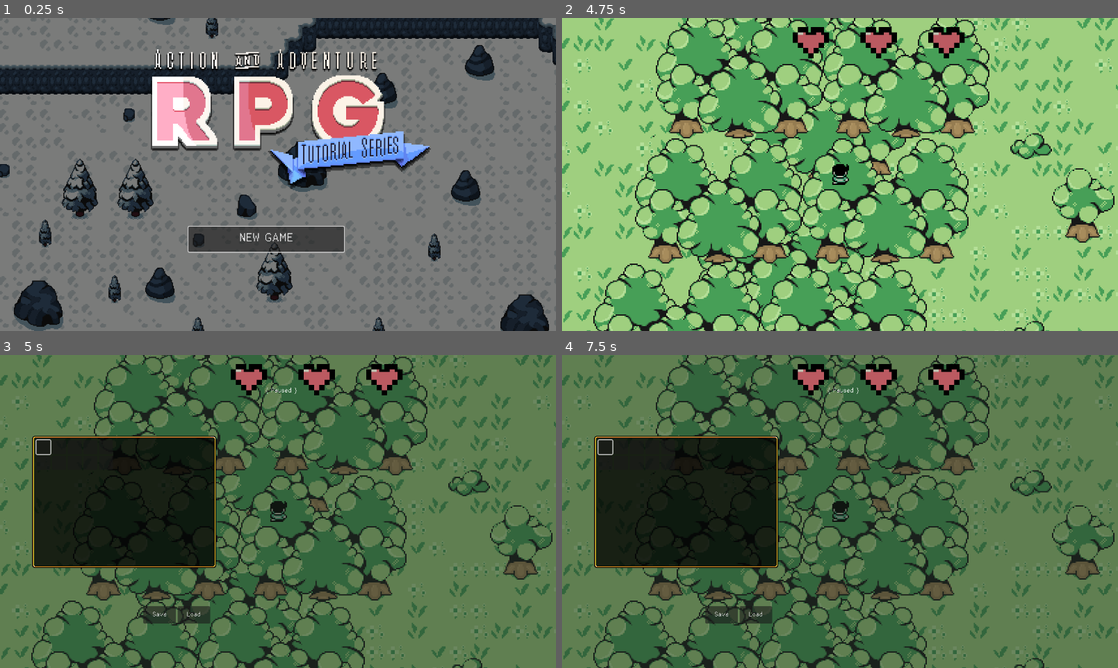
Above: before the commit, frames 1-4 (two rows, left to right).
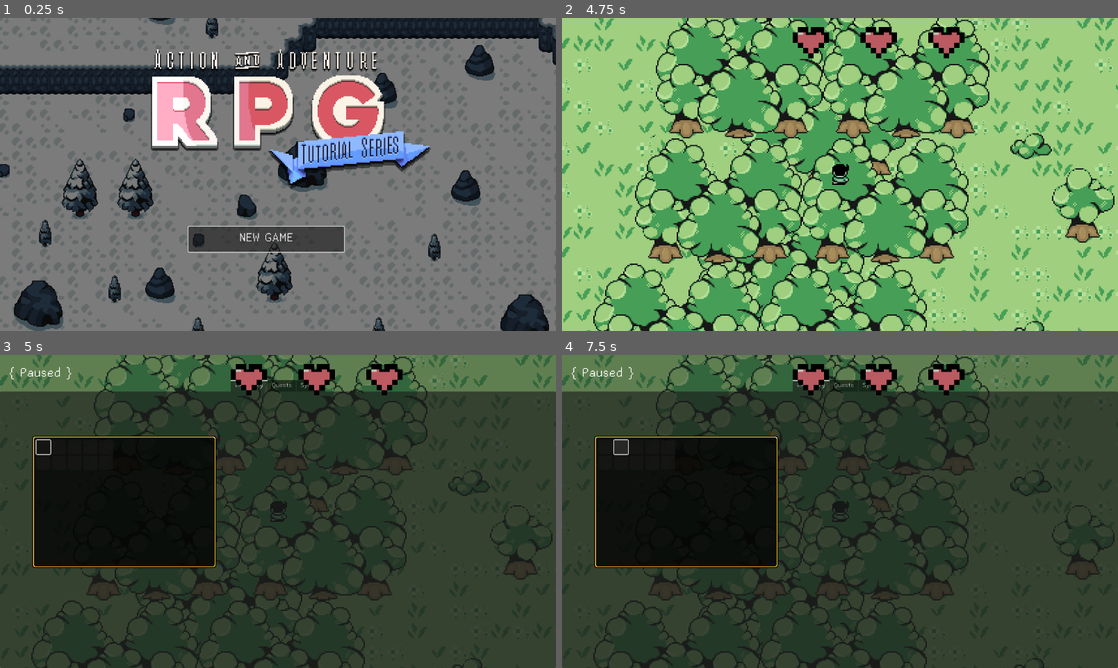
Above: after the commit, the same moments.

Repository: wilsonfish125/16bitroguelike
Game: Godot game, scene res://Levels/Menu Levels/TitleScreen.tscn
The game is run twice, just before and just after one commit, with the same random seed, the same clock (stepped at 60 frames per second) and the same inputs. Sound files missing from this copy of the repository are replaced by a short silence.
Inputs (mouse positions are in pixels of both pictures, inside the frame that each line leads up to):
- Up to frame 1 (0.25 s): no input
- Up to frame 2 (4.75 s): click "NEW GAME" at 0.5 s; tap Enter (ui_accept) at 1.25, 1.52, 2, 2.27, 3.77, 4.52 s; hold Q (right_bumper, bound only after the commit) 1.28-2.03 s; hold P (test) 1.28-2.03 s; hold Down (ui_down) 2.03-2.78 s; tap C (ability) at 2.1 s; tap P (test) at 2.3, 3.05, 3.8 s; hold Q (right_bumper, bound only after the commit) 2.78-3.53 s; hold Space (attack) 2.78-3.53 s; hold Up (ui_up) 3.53-4.28 s; tap Z (interact) at 3.6 s; hold E (left_bumper, bound only after the commit) from 4.28 s (still down); hold P (test) from 4.28 s (still down)
- Up to frame 3 (5 s): keep holding E (left_bumper, bound only after the commit); keep holding P (test); tap Escape (pause) at 4.9 s
- Up to frame 4 (7.5 s): release E (left_bumper, bound only after the commit) at 5 s; release P (test) at 5 s; click (723, 614) at 5 s, where only the run before the commit has a clickable "Save"; click (606, 445) at 5.75 s; click (756, 614) at 6.5 s, where only the run before the commit has a clickable "Load"; click (623, 445) at 7.27 s

Frames 1-2 are identical in both runs. In frame 3, 68% of the frame differs, in the area x 0-100%, y 3-100%; in frame 4, 69%.

Commit message:
Quest UI created, bugfixing needed
Text is buggy, issues with instantiating a nil quest

Diff:
--- /dev/null
+++ b/GUI/PauseMenu/Quests/questItem.gd
@@ -0,0 +1,20 @@
+class_name QuestItem extends Button
+
+var quest : Quest # Corresponding Quest resource, we dont have to find it later on
+
+@onready var title_label: Label = $TitleLabel
+@onready var step_label: Label = $StepLabel
+
+
+func initalize( qData : Quest, qState ) -> void:
+	quest = qData
+	title_label.text = qData.title
+
+	if qState.isComplete:
+		step_label.text = "Completed"
+		step_label.modulate = Color.LIGHT_GREEN
+	else: # Calculate how many steps are completed, and what they are
+		var stepCount : int = qData.steps.size()
+		var completedCount : int = qState.completedSteps.size()
+		step_label.text = "Quest Step: " + str( completedCount ) + "/" + str( stepCount )
+	pass
--- /dev/null
+++ b/GUI/PauseMenu/Quests/questItem.tscn
@@ -0,0 +1,32 @@
+[gd_scene load_steps=4 format=3 uid="uid://fwtvi1l8wu1n"]
+
+[ext_resource type="FontFile" uid="uid://8c0v8ui2crtu" path="res://GUI/Fonts/Abaddon Bold.ttf" id="1_ed2r8"]
+[ext_resource type="Script" path="res://GUI/PauseMenu/Quests/questItem.gd" id="1_wu1il"]
+[ext_resource type="FontFile" uid="uid://boutykjiyabgq" path="res://GUI/Fonts/Abaddon Light.ttf" id="2_va85e"]
+
+[node name="QuestItem" type="Button"]
+custom_minimum_size = Vector2(200, 45)
+script = ExtResource("1_wu1il")
+
+[node name="TitleLabel" type="Label" parent="."]
+layout_mode = 0
+offset_left = 4.0
+offset_top = 3.0
+offset_right = 196.0
+offset_bottom = 21.0
+theme_override_fonts/font = ExtResource("1_ed2r8")
+text = "Quest Title "
+clip_text = true
+text_overrun_behavior = 3
+
+[node name="StepLabel" type="Label" parent="."]
+modulate = Color(0.64, 0.64, 0.64, 1)
+layout_mode = 0
+offset_left = 4.33333
+offset_top = 21.6667
+offset_right = 196.333
+offset_bottom = 39.6667
+theme_override_fonts/font = ExtResource("2_va85e")
+text = "quest step 1/5"
+clip_text = true
+text_overrun_behavior = 3
--- /dev/null
+++ b/GUI/PauseMenu/Quests/questStepItem.gd
@@ -0,0 +1,14 @@
+class_name QuestStepItem extends Control
+
+@onready var label: Label = $Label
+@onready var sprite_2d: Sprite2D = $Sprite2D
+
+
+
+func initialize( step : String, isComplete : bool ) -> void:
+	label.text = step
+	if isComplete == true:
+		sprite_2d.frame = 1
+	else:
+		sprite_2d.frame = 0
+	pass
--- /dev/null
+++ b/GUI/PauseMenu/Quests/questStepItem.tscn
@@ -0,0 +1,24 @@
+[gd_scene load_steps=3 format=3 uid="uid://bn8w2msja1h1h"]
+
+[ext_resource type="Script" path="res://GUI/PauseMenu/Quests/questStepItem.gd" id="1_xypgd"]
+[ext_resource type="Texture2D" uid="uid://gvqn8p5fffrn" path="res://Resources/Michael Games Sprites/quests/checkbox.png" id="2_fpfmx"]
+
+[node name="QuestStepItem" type="Control"]
+texture_filter = 1
+custom_minimum_size = Vector2(200, 22)
+layout_mode = 3
+anchors_preset = 0
+script = ExtResource("1_xypgd")
+
+[node name="Label" type="Label" parent="."]
+modulate = Color(0.607843, 0.678431, 0.717647, 1)
+layout_mode = 0
+offset_left = 24.0
+offset_right = 64.0
+offset_bottom = 18.0
+text = "Step"
+
+[node name="Sprite2D" type="Sprite2D" parent="."]
+position = Vector2(8, 8)
+texture = ExtResource("2_fpfmx")
+hframes = 2
--- /dev/null
+++ b/GUI/PauseMenu/Quests/questsUI.gd
@@ -0,0 +1,64 @@
+class_name QuestsUI extends Control
+# Responsible for populating the quests list, and updating the display
+
+const QUESTITEM : PackedScene = preload( "res://GUI/PauseMenu/Quests/questItem.tscn" )
+const QUESTSTEPITEM : PackedScene = preload( "res://GUI/PauseMenu/Quests/questStepItem.tscn" )
+
+@onready var questItemContainer : VBoxContainer = $ScrollContainer/MarginContainer/VBoxContainer
+@onready var detailsContainer : VBoxContainer = $VBoxContainer
+@onready var title_label: Label = $VBoxContainer/TitleLabel
+@onready var description_label: Label = $VBoxContainer/DescriptionLabel
+
+
+func _ready() -> void:
+	clearQuestDetails()
+	visibility_changed.connect( _onVisibleChanged )
+	pass
+
+func _onVisibleChanged() -> void:
+	 # Clear the list first, since we repopulate every time menu is open
+	for i in questItemContainer.get_children():
+		i.queue_free()
+
+	clearQuestDetails()
+
+	# Update the list when menu is open
+	if visible == true:
+		QuestManager.sortQuests() # Sorts before list is created
+		for q in QuestManager.currentQuests:
+			var questData : Quest = QuestManager.findQuestByTitle( q.title ) # Find associated resource
+			if questData == null:
+				continue # Go onto next item in loop
+			var newQItem : QuestItem = QUESTITEM.instantiate()
+			# Add new item to the container
+			questItemContainer.add_child( newQItem )
+			newQItem.initalize( questData, q ) # Create new questItem with the corresponding resource
+			# Connect to focus buttons
+			newQItem.focus_entered.connect( updateQuestDetails.bind( newQItem.quest ) )
+	pass
+
+func updateQuestDetails( q : Quest ) -> void:
+	# Clear previous quest details
+	clearQuestDetails()
+
+	title_label.text = q.title
+	description_label.text = q.description
+	# Get the steps
+	var questSave = QuestManager.findQuest( q ) # Gives us saved info related to quest
+	for step in q.steps:
+		# Create a new QuestStepItem for display
+		var newStep : QuestStepItem = QUESTSTEPITEM.instantiate()
+		var stepIsComplete : bool = false
+		if questSave.title != "not found":
+			stepIsComplete = questSave.completedSteps.has( step.to_lower() ) # Check steps by string name
+		detailsContainer.add_child( newStep )
+		newStep.initialize( step, stepIsComplete ) # Now iterates over all steps
+
+
+func clearQuestDetails() -> void:
+	# Set the label text to blank string by iterating over details container
+	title_label.text = ""
+	description_label.text = ""
+	for c in detailsContainer.get_children():
+		if c is QuestStepItem:
+			c.queue_free()
--- a/GUI/PauseMenu/pauseMenu.gd
+++ b/GUI/PauseMenu/pauseMenu.gd
@@ -4,10 +4,13 @@
 signal Shown
 signal Hidden
 
+@onready var tab_container: TabContainer = $Control/TabContainer
 
-@onready var button_load: Button = $Control/HBoxContainer/ButtonLoad
-@onready var button_save: Button = $Control/HBoxContainer/ButtonSave
-@onready var item_description: Label = $Control/ItemDescription
+@onready var button_load: Button = $Control/TabContainer/System/VBoxContainer/ButtonLoad
+@onready var button_save: Button = $Control/TabContainer/System/VBoxContainer/ButtonSave
+@onready var button_quit: Button = $Control/TabContainer/System/VBoxContainer/ButtonQuit
+
+@onready var item_description: Label = $Control/TabContainer/Inventory/ItemDescription
 @onready var audio_stream_player: AudioStreamPlayer = $Control/AudioStreamPlayer
 
 
@@ -18,7 +21,7 @@
 	#connecting save and load buttons, connect to signal and pass/call our functions
 	button_save.pressed.connect( _onSavePressed )
 	button_load.pressed.connect( _onLoadPressed )
-	pass # Replace with function body.
+	button_quit.pressed.connect( _onQuitPressed )
 
 func _unhandled_input(event: InputEvent) -> void:
 	#lets decide if we wanna show the puase screen or not
@@ -31,13 +34,20 @@
 			hidePauseMenu()
 		get_viewport().set_input_as_handled() #godot now consideres this input event as handled and any future scripts will not freak out
 
+	if isPaused:
+		if event.is_action_pressed("right_bumper"):
+			# Change the tab on the pause screen
+			changeTab( 1 )
+		elif event.is_action_pressed("left_bumper"):
+			changeTab( -1 )
+
 
 func showPauseMenu() -> void:
 	get_tree().paused = true #gets the root of the whole game and pauses it
 	visible = true
 	isPaused = true
+	tab_container.current_tab = 0 #always sets to inventory upon reopening
 	Shown.emit()
-
 
 func hidePauseMenu() -> void:
 	get_tree().paused = false
@@ -51,7 +61,6 @@
 	#otherwise,
 	SaveManager.saveGame()
 	hidePauseMenu()
-	pass
 
 func _onLoadPressed() -> void:
 	if isPaused == false:
@@ -59,13 +68,21 @@
 	SaveManager.loadGame()
 	await LevelManager.LevelLoadStarted
 	hidePauseMenu()
-	pass
+
+func _onQuitPressed() -> void:
+	get_tree().quit()
 
 func updateItemDescription( newDescription : String ) -> void:
 	item_description.text = newDescription
-	pass
 
 func playAudio( audio : AudioStream ) -> void:
 	audio_stream_player.stream = audio
 	audio_stream_player.play()
-	pass
+
+func changeTab( _i : int = 1 ) -> void:
+	tab_container.current_tab = wrapi(
+			tab_container.current_tab + _i, # Current Value
+			0,                              # Minimum Value
+			tab_container.get_tab_count()   # Maximum Value
+		 )
+	tab_container.get_tab_bar().grab_focus() # Resets focus to tab bar accordingly
--- a/GUI/PauseMenu/pauseMenu.tscn
+++ b/GUI/PauseMenu/pauseMenu.tscn
@@ -1,10 +1,15 @@
-[gd_scene load_steps=8 format=3 uid="uid://cg8lpqwwm553e"]
+[gd_scene load_steps=13 format=3 uid="uid://cg8lpqwwm553e"]
 
 [ext_resource type="Script" path="res://GUI/PauseMenu/pauseMenu.gd" id="1_syltk"]
 [ext_resource type="Texture2D" uid="uid://c8ehgf31m8yp1" path="res://Items/Sprites/items.png" id="2_jvcgh"]
 [ext_resource type="PackedScene" uid="uid://dxihynjgnrp4u" path="res://GUI/Inventory/inventorySlot.tscn" id="3_84ssm"]
 [ext_resource type="Script" path="res://GUI/Inventory/Scripts/inventoryUI.gd" id="3_s01ge"]
 [ext_resource type="Resource" uid="uid://b6d6rc77ngjyi" path="res://GUI/Inventory/playerInventory.tres" id="4_re138"]
+[ext_resource type="FontFile" uid="uid://8c0v8ui2crtu" path="res://GUI/Fonts/Abaddon Bold.ttf" id="6_71wp6"]
+[ext_resource type="PackedScene" uid="uid://fwtvi1l8wu1n" path="res://GUI/PauseMenu/Quests/questItem.tscn" id="6_gt8jj"]
+[ext_resource type="Script" path="res://GUI/PauseMenu/Quests/questsUI.gd" id="6_sgv1h"]
+[ext_resource type="FontFile" uid="uid://boutykjiyabgq" path="res://GUI/Fonts/Abaddon Light.ttf" id="7_17wwq"]
+[ext_resource type="PackedScene" uid="uid://bn8w2msja1h1h" path="res://GUI/PauseMenu/Quests/questStepItem.tscn" id="10_c8p8i"]
 
 [sub_resource type="AtlasTexture" id="AtlasTexture_b1r1p"]
 atlas = ExtResource("2_jvcgh")
@@ -44,78 +49,175 @@
 
 [node name="Label" type="Label" parent="Control"]
 layout_mode = 0
-offset_left = 610.0
-offset_top = 74.0
-offset_right = 687.0
-offset_bottom = 97.0
+offset_left = 18.0
+offset_top = 26.0
+offset_right = 95.0
+offset_bottom = 49.0
+scale = Vector2(2, 2)
 text = "{ Paused }"
 
-[node name="ItemDescription" type="Label" parent="Control"]
+[node name="AudioStreamPlayer" type="AudioStreamPlayer" parent="Control"]
+volume_db = -17.024
+max_polyphony = 4
+
+[node name="TabContainer" type="TabContainer" parent="Control"]
+layout_mode = 1
+anchors_preset = 15
+anchor_right = 1.0
+anchor_bottom = 1.0
+offset_top = 58.0
+grow_horizontal = 2
+grow_vertical = 2
+tab_alignment = 1
+current_tab = 1
+
+[node name="Inventory" type="Control" parent="Control/TabContainer"]
+visible = false
+layout_mode = 2
+metadata/_tab_index = 0
+
+[node name="PanelContainer" type="PanelContainer" parent="Control/TabContainer/Inventory"]
+layout_mode = 0
+offset_left = 74.0
+offset_top = 102.0
+offset_right = 498.0
+offset_bottom = 406.0
+theme_override_styles/panel = SubResource("StyleBoxTexture_nr7q2")
+
+[node name="GridContainer" type="GridContainer" parent="Control/TabContainer/Inventory/PanelContainer"]
+layout_mode = 2
+columns = 5
+script = ExtResource("3_s01ge")
+data = ExtResource("4_re138")
+
+[node name="InventorySlot" parent="Control/TabContainer/Inventory/PanelContainer/GridContainer" instance=ExtResource("3_84ssm")]
+layout_mode = 2
+
+[node name="InventorySlot2" parent="Control/TabContainer/Inventory/PanelContainer/GridContainer" instance=ExtResource("3_84ssm")]
+layout_mode = 2
+
+[node name="InventorySlot3" parent="Control/TabContainer/Inventory/PanelContainer/GridContainer" instance=ExtResource("3_84ssm")]
+layout_mode = 2
+
+[node name="InventorySlot4" parent="Control/TabContainer/Inventory/PanelContainer/GridContainer" instance=ExtResource("3_84ssm")]
+layout_mode = 2
+
+[node name="InventorySlot5" parent="Control/TabContainer/Inventory/PanelContainer/GridContainer" instance=ExtResource("3_84ssm")]
+layout_mode = 2
+
+[node name="InventorySlot6" parent="Control/TabContainer/Inventory/PanelContainer/GridContainer" instance=ExtResource("3_84ssm")]
+layout_mode = 2
+
+[node name="ItemDescription" type="Label" parent="Control/TabContainer/Inventory"]
 layout_mode = 0
 offset_left = 90.0
-offset_top = 506.0
+offset_top = 422.0
 offset_right = 506.0
-offset_bottom = 562.0
+offset_bottom = 478.0
 theme_override_font_sizes/font_size = 16
 horizontal_alignment = 1
 autowrap_mode = 2
 
-[node name="HBoxContainer" type="HBoxContainer" parent="Control"]
+[node name="Quests" type="Control" parent="Control/TabContainer"]
+layout_mode = 2
+script = ExtResource("6_sgv1h")
+metadata/_tab_index = 1
+
+[node name="ScrollContainer" type="ScrollContainer" parent="Control/TabContainer/Quests"]
+layout_mode = 0
+offset_left = 14.0
+offset_top = 14.0
+offset_right = 234.0
+offset_bottom = 214.0
+scale = Vector2(2, 2)
+follow_focus = true
+scroll_vertical_custom_step = 100.0
+horizontal_scroll_mode = 0
+
+[node name="MarginContainer" type="MarginContainer" parent="Control/TabContainer/Quests/ScrollContainer"]
+layout_mode = 2
+theme_override_constants/margin_left = 5
+theme_override_constants/margin_top = 5
+theme_override_constants/margin_bottom = 5
+
+[node name="VBoxContainer" type="VBoxContainer" parent="Control/TabContainer/Quests/ScrollContainer/MarginContainer"]
+layout_mode = 2
+
+[node name="QuestItem" parent="Control/TabContainer/Quests/ScrollContainer/MarginContainer/VBoxContainer" instance=ExtResource("6_gt8jj")]
+layout_mode = 2
+
+[node name="QuestItem2" parent="Control/TabContainer/Quests/ScrollContainer/MarginContainer/VBoxContainer" instance=ExtResource("6_gt8jj")]
+layout_mode = 2
+
+[node name="QuestItem3" parent="Control/TabContainer/Quests/ScrollContainer/MarginContainer/VBoxContainer" instance=ExtResource("6_gt8jj")]
+layout_mode = 2
+
+[node name="VBoxContainer" type="VBoxContainer" parent="Control/TabContainer/Quests"]
+layout_mode = 0
+offset_left = 666.0
+offset_top = 30.0
+offset_right = 866.0
+offset_bottom = 74.0
+scale = Vector2(2, 2)
+
+[node name="TitleLabel" type="Label" parent="Control/TabContainer/Quests/VBoxContainer"]
+custom_minimum_size = Vector2(200, 20)
+layout_mode = 2
+theme_override_fonts/font = ExtResource("6_71wp6")
+text = "Quest Title "
+autowrap_mode = 2
+
+[node name="DescriptionLabel" type="Label" parent="Control/TabContainer/Quests/VBoxContainer"]
+modulate = Color(0.64, 0.64, 0.64, 1)
+custom_minimum_size = Vector2(200, 10)
+layout_mode = 2
+theme_override_fonts/font = ExtResource("7_17wwq")
+text = "Quest Description"
+autowrap_mode = 2
+
+[node name="SpacerControl" type="Control" parent="Control/TabContainer/Quests/VBoxContainer"]
+custom_minimum_size = Vector2(0, 5)
+layout_mode = 2
+
+[node name="QuestStepItem" parent="Control/TabContainer/Quests/VBoxContainer" instance=ExtResource("10_c8p8i")]
+layout_mode = 2
+
+[node name="QuestStepItem2" parent="Control/TabContainer/Quests/VBoxContainer" instance=ExtResource("10_c8p8i")]
+layout_mode = 2
+
+[node name="QuestStepItem3" parent="Control/TabContainer/Quests/VBoxContainer" instance=ExtResource("10_c8p8i")]
+layout_mode = 2
+
+[node name="System" type="Control" parent="Control/TabContainer"]
+visible = false
+layout_mode = 2
+metadata/_tab_index = 2
+
+[node name="VBoxContainer" type="VBoxContainer" parent="Control/TabContainer/System"]
 layout_mode = 1
 anchors_preset = 8
 anchor_left = 0.5
 anchor_top = 0.5
 anchor_right = 0.5
 anchor_bottom = 0.5
-offset_left = -310.0
-offset_top = 218.0
-offset_right = -62.0
-offset_bottom = 258.0
-grow_horizontal = 2
-grow_vertical = 2
-
-[node name="ButtonSave" type="Button" parent="Control/HBoxContainer"]
+offset_left = -124.0
+offset_top = -72.0
+offset_right = 124.0
+offset_bottom = -16.0
+grow_horizontal = 2
+grow_vertical = 2
+
+[node name="ButtonSave" type="Button" parent="Control/TabContainer/System/VBoxContainer"]
 custom_minimum_size = Vector2(75, 0)
 layout_mode = 2
 text = "Save"
 
-[node name="ButtonLoad" type="Button" parent="Control/HBoxContainer"]
+[node name="ButtonLoad" type="Button" parent="Control/TabContainer/System/VBoxContainer"]
 custom_minimum_size = Vector2(75, 0)
 layout_mode = 2
 text = "Load"
 
-[node name="PanelContainer" type="PanelContainer" parent="Control"]
-layout_mode = 0
-offset_left = 74.0
-offset_top = 186.0
-offset_right = 498.0
-offset_bottom = 490.0
-theme_override_styles/panel = SubResource("StyleBoxTexture_nr7q2")
-
-[node name="GridContainer" type="GridContainer" parent="Control/PanelContainer"]
-layout_mode = 2
-columns = 5
-script = ExtResource("3_s01ge")
-data = ExtResource("4_re138")
-
-[node name="InventorySlot" parent="Control/PanelContainer/GridContainer" instance=ExtResource("3_84ssm")]
-layout_mode = 2
-
-[node name="InventorySlot2" parent="Control/PanelContainer/GridContainer" instance=ExtResource("3_84ssm")]
-layout_mode = 2
-
-[node name="InventorySlot3" parent="Control/PanelContainer/GridContainer" instance=ExtResource("3_84ssm")]
-layout_mode = 2
-
-[node name="InventorySlot4" parent="Control/PanelContainer/GridContainer" instance=ExtResource("3_84ssm")]
-layout_mode = 2
-
-[node name="InventorySlot5" parent="Control/PanelContainer/GridContainer" instance=ExtResource("3_84ssm")]
-layout_mode = 2
-
-[node name="InventorySlot6" parent="Control/PanelContainer/GridContainer" instance=ExtResource("3_84ssm")]
-layout_mode = 2
-
-[node name="AudioStreamPlayer" type="AudioStreamPlayer" parent="Control"]
-volume_db = -17.024
-max_polyphony = 4
+[node name="ButtonQuit" type="Button" parent="Control/TabContainer/System/VBoxContainer"]
+custom_minimum_size = Vector2(75, 0)
+layout_mode = 2
+text = "Quit"
--- a/GUI/PlayerHUD/playerHUD.tscn
+++ b/GUI/PlayerHUD/playerHUD.tscn
@@ -27,6 +27,7 @@
 grow_vertical = 2
 scale = Vector2(3, 3)
 size_flags_horizontal = 8
+mouse_filter = 2
 
 [node name="Sprite2D" type="Sprite2D" parent="Control"]
 texture_filter = 1
--- a/Quests/Scripts/globalQuestManager.gd
+++ b/Quests/Scripts/globalQuestManager.gd
@@ -18,6 +18,11 @@
 func _unhandled_input( event: InputEvent ) -> void:
 	if event.is_action_pressed( "test" ):
 		#print( findQuest( load( "res://Quests/evilWizardQuest.tres" ) as Quest ) )
+		# The way it works, quests cannot be added and completed at once
+		updateQuest( "short quest", "" )
+		updateQuest( "slay the evil wizard", "" )
+		updateQuest( "long quest", "step 1" )
+		updateQuest( "long quest", "step 2" )
 
 		pass
 
@@ -94,5 +99,24 @@
 	# Returns -1 if no quest with matching title was found
 	return -1
 
+#
 func sortQuests() -> void:
-	pass
+	var activeQuests : Array = [] #Current quests not complete
+	var completedQuests : Array = []
+	for q in currentQuests:
+		if q.isComplete: # Has dictionary data here, no autocomplete remember
+			completedQuests.append( q )
+		else:
+			activeQuests.append( q )
+
+	activeQuests.sort_custom( sortQuestsAscending )
+	completedQuests.sort_custom( sortQuestsAscending )
+
+	currentQuests = activeQuests # Overwrites previous data in currentQuests
+	currentQuests.append_array( completedQuests ) # Appends at the end, out of the way
+
+
+func sortQuestsAscending( a, b ):
+	if a.title < b.title:
+		return true
+	return false
--- a/project.godot
+++ b/project.godot
@@ -82,6 +82,16 @@
 "events": [Object(InputEventKey,"resource_local_to_scene":false,"resource_name":"","device":-1,"window_id":0,"alt_press …(192 unchanged characters)…
 ]
 }
+right_bumper={
+"deadzone": 0.5,
+"events": [Object(InputEventKey,"resource_local_to_scene":false,"resource_name":"","device":-1,"window_id":0,"alt_pressed":false,"shift_pressed":false,"ctrl_pressed":false,"meta_pressed":false,"pressed":false,"keycode":0,"physical_keycode":81,"key_label":0,"unicode":113,"location":0,"echo":false,"script":null)
+]
+}
+left_bumper={
+"deadzone": 0.5,
+"events": [Object(InputEventKey,"resource_local_to_scene":false,"resource_name":"","device":-1,"window_id":0,"alt_pressed":false,"shift_pressed":false,"ctrl_pressed":false,"meta_pressed":false,"pressed":false,"keycode":0,"physical_keycode":69,"key_label":0,"unicode":101,"location":0,"echo":false,"script":null)
+]
+}
 
 [layer_names]
 
Binary file added: Resources/Michael Games Sprites/quests/checkbox.png
Not shown, added: Resources/Michael Games Sprites/quests/checkbox.png.import
Binary file added: Resources/Michael Games Sprites/quests/flute.png
Not shown, added: Resources/Michael Games Sprites/quests/flute.png.import
Not shown, added: Resources/Michael Games Sprites/quests/notification.wav.import
Binary file added: Resources/Michael Games Sprites/quests/panel_notification.png
Not shown, added: Resources/Michael Games Sprites/quests/panel_notification.png.import
Binary file added: Resources/Michael Games Sprites/quests/quest_advance.png
Not shown, added: Resources/Michael Games Sprites/quests/quest_advance.png.import
Binary file added: Resources/Michael Games Sprites/quests/quest_switch.png
Not shown, added: Resources/Michael Games Sprites/quests/quest_switch.png.import
Binary file added: Resources/Michael Games Sprites/quests/remove_icon.png
(and 2 more such lines)
